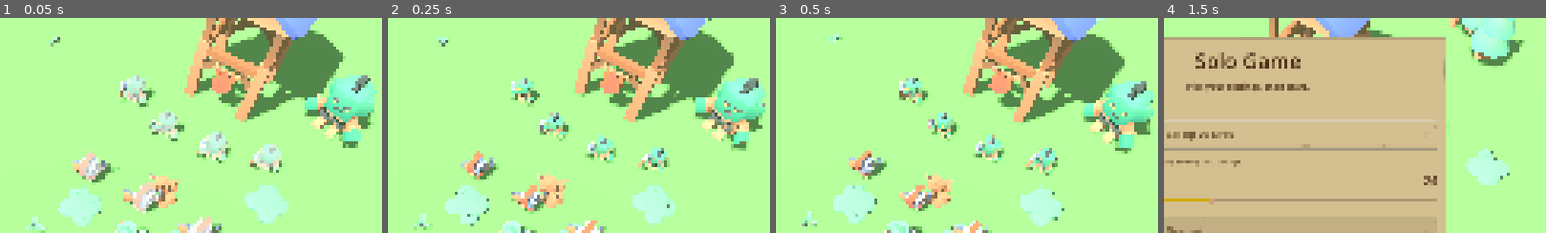
Above: before the commit, frames 1-4 (left to right).
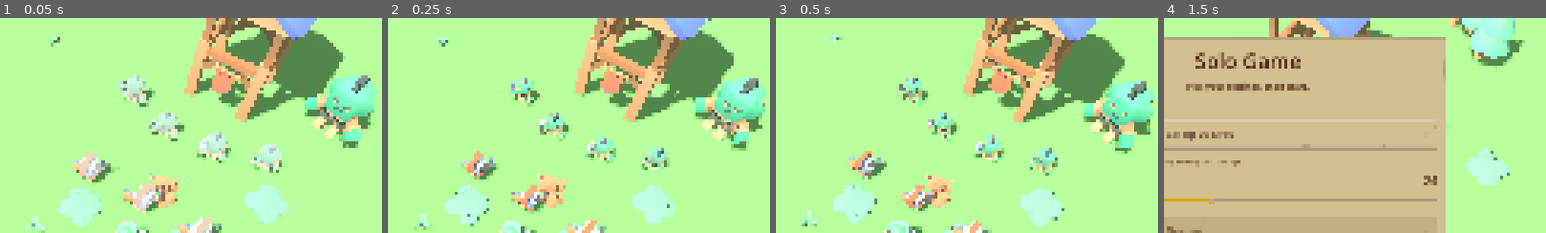
Above: after the commit, the same moments.

Repository: HasanAlilhadi/Brawlly
Game: Godot game, scene res://scenes/ui/main_menu.tscn
Two runs of this game, one before a commit and one after it. Both use one fixed random seed, a clock stepped at 60 frames per second and the inputs below.
Inputs:
- Up to frame 1 (0.05 s): no input
- Up to frame 2 (0.25 s): no input
- Up to frame 3 (0.5 s): no input
- Up to frame 4 (1.5 s): click "Play" at 0.5 s; click "Normal" at 1.25 s
The pictures show only the part of the screen within x 39-89%, y 0-50%; the shares and areas given below are measured in that part.

The runs differ from the first frame. In frame 1, 0.2% of the frame differs, in the area x 31-68%, y 29-70%; in frame 2, 0.1%; in frame 3, 0.2%, in the area x 31-69%, y 29-71%; in frame 4, nothing differs.

Commit message:
Basic melee orcs hold a sword instead of a spear
The basic orc (enemy.tscn) now carries the arena-pack sword; the Swordsman keeps the Mini Dungeon
orc sword so the two still look different. The arena sword's blade points down from its handle,
so its grip is flipped 180 degrees (carry and swing).

Co-Authored-By: Claude Opus 5.5 <noreply@anthropic.com>

Diff:
--- a/scenes/characters/enemy.tscn
+++ b/scenes/characters/enemy.tscn
@@ -2,7 +2,7 @@
 
 [ext_resource type="Script" path="res://scenes/characters/enemy.gd" id="1_script"]
 [ext_resource type="PackedScene" path="res://assets/characters/orc.glb" id="2_model"]
-[ext_resource type="PackedScene" path="res://assets/items/dungeon/spear.glb" id="3_spear"]
+[ext_resource type="PackedScene" path="res://assets/items/arena/sword.glb" id="3_sword"]
 
 [sub_resource type="CapsuleShape3D" id="CapsuleShape3D_body"]
 radius = 0.27
@@ -45,9 +45,9 @@
 melee_range = 1.15
 melee_cooldown = 1.1
 melee_mask = 15
-right_hand_item = ExtResource("3_spear")
-right_hand_offset = Vector3(-0.27, -0.2, 0)
-right_swing_offset = Vector3(-0.1, 0, 0)
+right_hand_item = ExtResource("3_sword")
+right_hand_rotation = Vector3(0, 0, 180)
+right_swing_rotation = Vector3(0, 0, -90)
 health_bar_color = Color(0.9, 0.22, 0.2, 1)
 
 [node name="CollisionShape3D" type="CollisionShape3D" parent="."]
Not shown, changed: README.md
